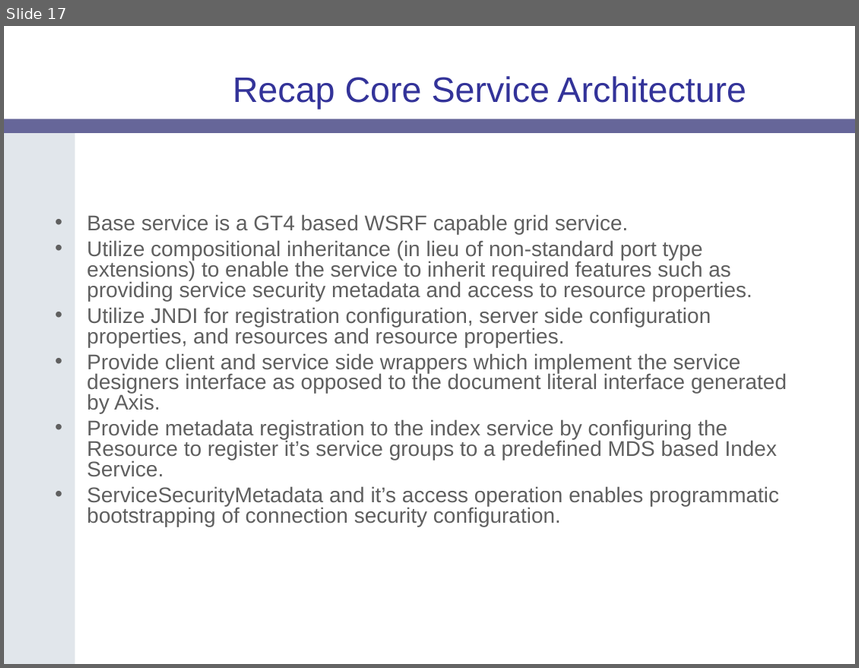
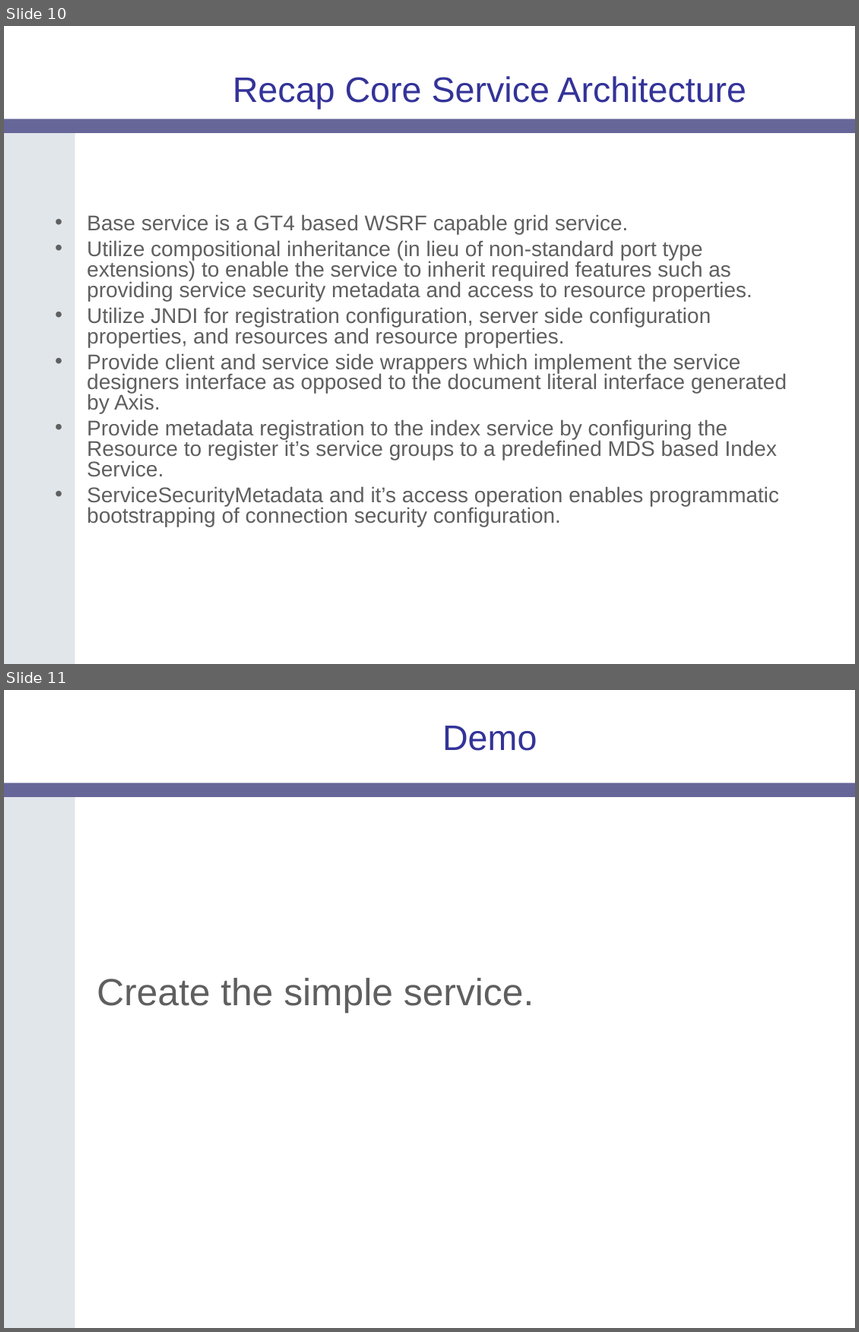
Before and after one commit to NCIP/cagrid-docs, a slide deck: presentations/introduce/Introduce-OGF19.ppt. Shown one above the other, each under a label of ours: slide 17 before the commit, slides 10 and 11 after it. The pictures are 859x668 and 859x1332 pixels, drawn with LibreOffice and Linux fonts; fonts in the diff are those of the drawing; background and template pictures are left out. Boxes give left, top, right and bottom in pixels: in the first picture for what was removed or moved away, otherwise in the second. Text is boxed around its words. In the diff, an @@ line names an element or a change of style, - is before the commit and + after.

```diff
--- a/presentations/introduce/Introduce-OGF19.ppt
+++ b/presentations/introduce/Introduce-OGF19.ppt
@@ slide 11 added at (4, 690, 855, 1328), background #FFFFFF; not listed: 2 template elements that a slide beside it also shows @@
@@ title added at (443, 726, 537, 751), 30 pt, text #333399 @@
+Demo
@@ text added at (97, 978, 534, 1014), 32 pt, text #5F5F5F @@
+Create the simple service.
@@ what was slide 17 is now slide 10 @@
```
Also in this commit, not shown: 5 slides changed, 2 other slides added, 1 slide removed.
